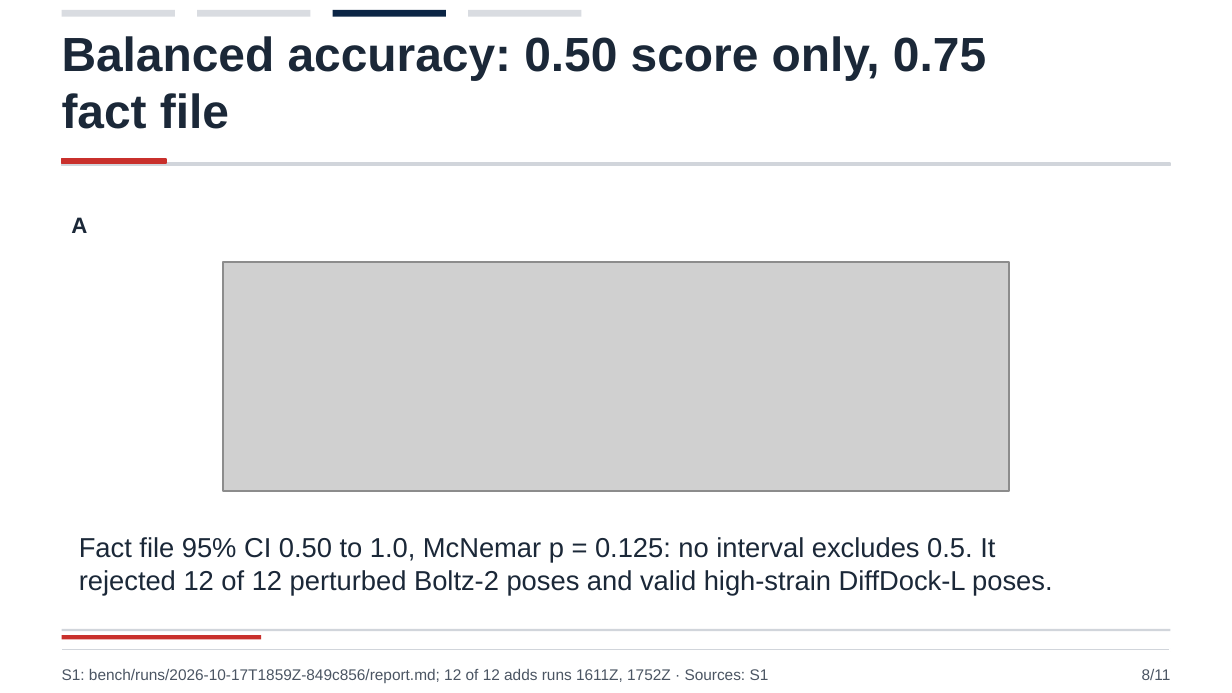
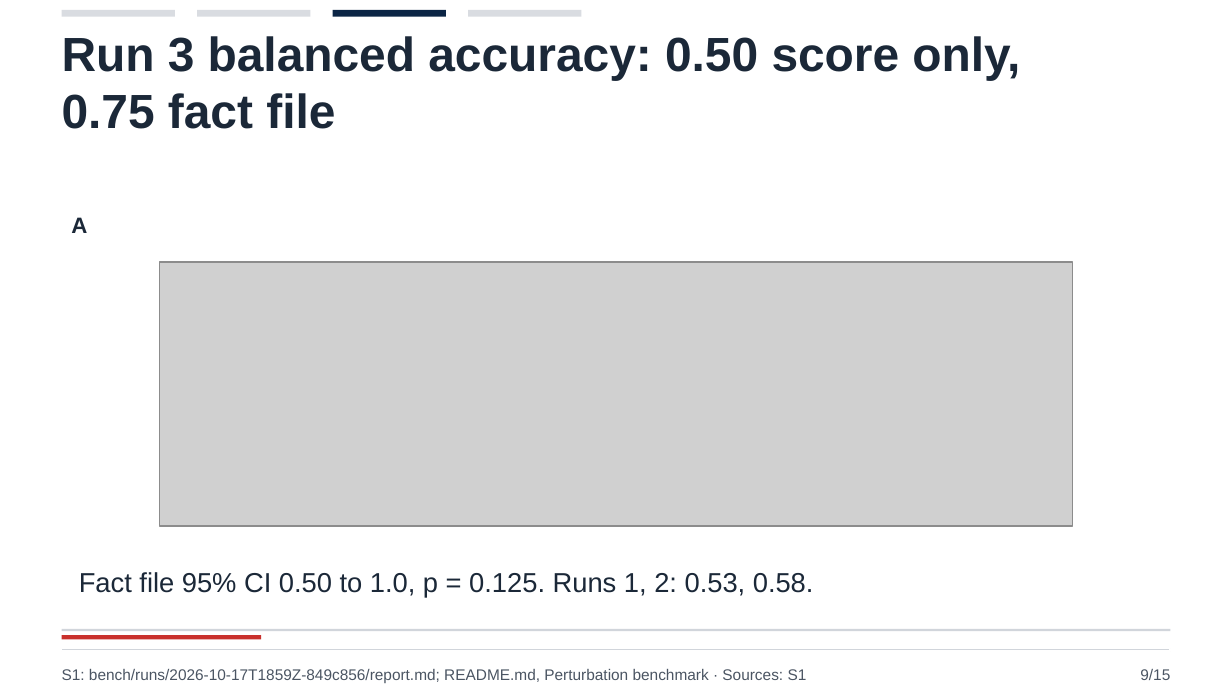
Before and after one commit to persistentepiphany/harness-hackathon, a slide deck: slide 9 of media/deck/dock-harness.pptx (slide 8 before the commit). Drawn at 1232x693 pixels with LibreOffice and Linux fonts; fonts in the diff are those of the drawing; grey boxes stand for pictures. Boxes give left, top, right and bottom in pixels: in the first picture for what was removed or moved away, otherwise in the second. Text is boxed around its words. In the diff, an @@ line names an element or a change of style, - is before the commit and + after.

Commit message:
deck: twelve-pose slide, models slide, verified references and figure sources

```diff
--- a/media/deck/dock-harness.pptx
+++ b/media/deck/dock-harness.pptx
@@ text at [62,36,1020,129]: text changed @@
-Balanced accuracy: 0.50 score only, 0.75
-fact file
+Run 3 balanced accuracy: 0.50 score only,
+0.75 fact file
@@ rectangle removed at [62,164,1170,166] @@
@@ rectangle removed at [62,159,166,164] @@
@@ picture: place and size @@
-picture at [223,262,1009,492]
+picture at [159,262,1072,526]
@@ text at [79,572,814,598]: text changed @@
-Fact file 95% CI 0.50 to 1.0, McNemar p = 0.125: no interval excludes 0.5. It
-rejected 12 of 12 perturbed Boltz-2 poses and valid high-strain DiffDock-L poses.
+Fact file 95% CI 0.50 to 1.0, p = 0.125. Runs 1, 2: 0.53, 0.58.
@@ text at [62,669,807,683]: text changed @@
-S1: bench/runs/2026-10-17T1859Z-849c856/report.md; 12 of 12 adds runs 1611Z, 1752Z · Sources: S1
+S1: bench/runs/2026-10-17T1859Z-849c856/report.md; README.md, Perturbation benchmark · Sources: S1
@@ text at [1140,669,1170,680]: text changed @@
-8/11
+9/15
```
Also in this commit, not shown: 8 other slides changed, 6 slides added, 2 slides removed, 24 other files.
